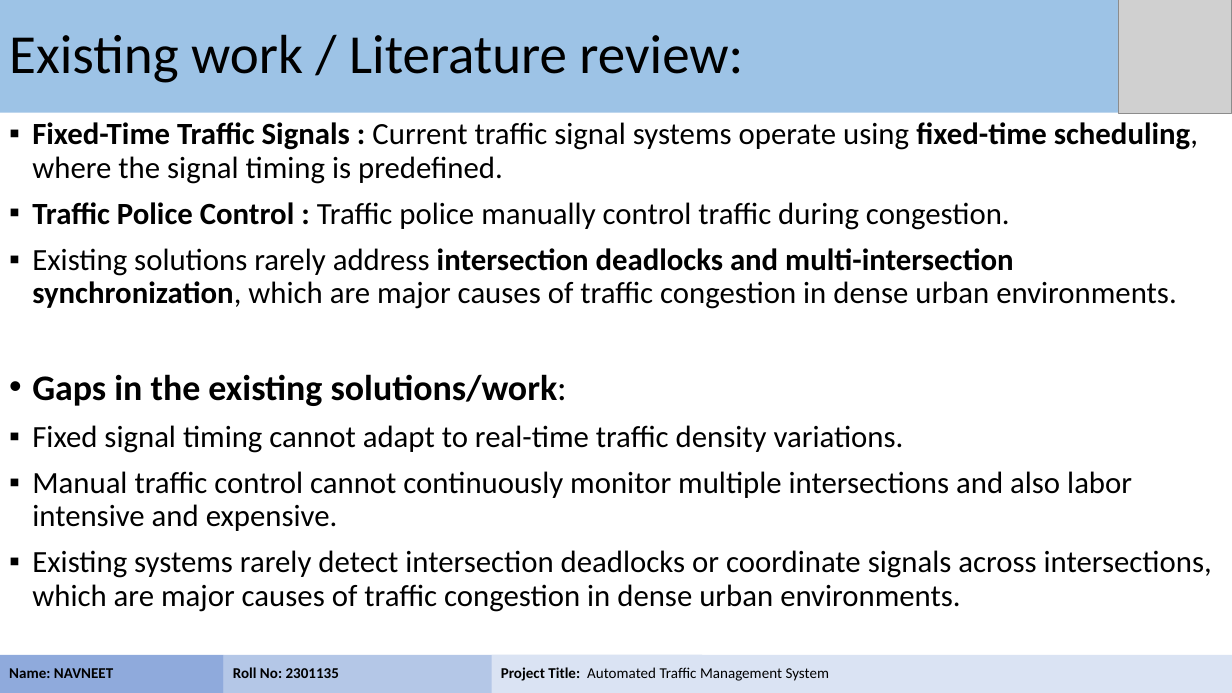
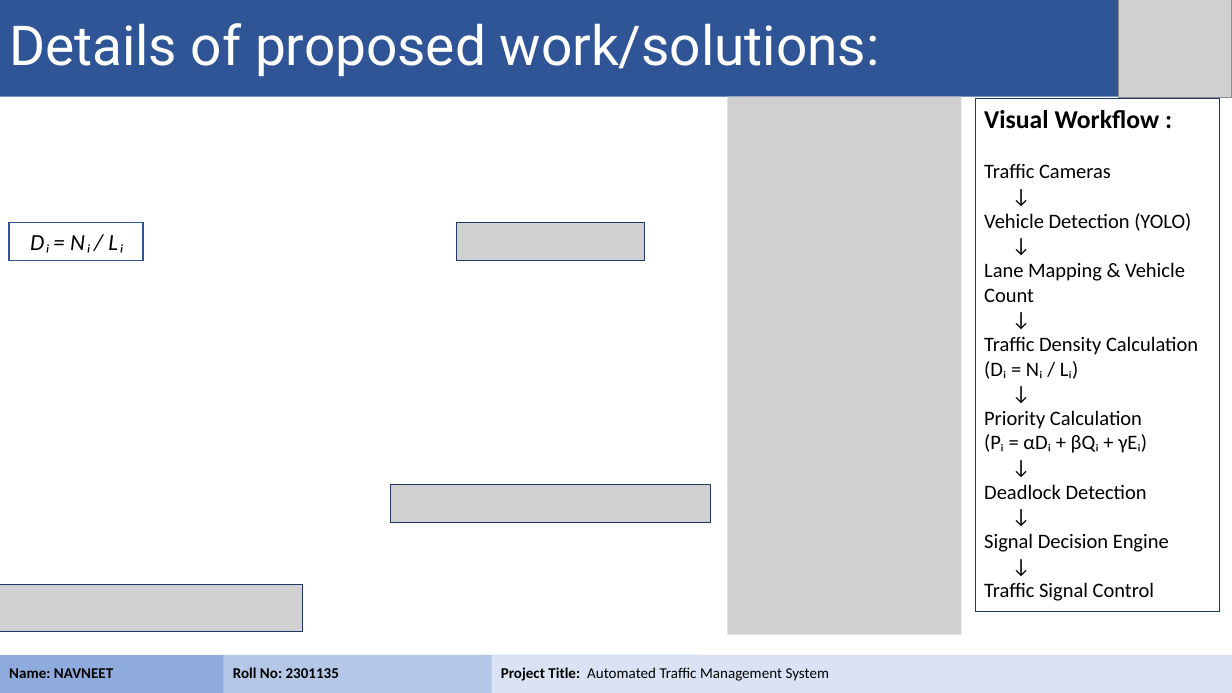
Before and after one commit to Navneet23b-Git/Smart-Traffic-Management, a slide deck: slide 2 of 2301135_template.pptx. Drawn at 1232x693 pixels with LibreOffice and Linux fonts; fonts in the diff are those of the drawing; grey boxes stand for pictures. Boxes give left, top, right and bottom in pixels: in the first picture for what was removed or moved away, otherwise in the second. Text is boxed around its words. In the diff, an @@ line names an element or a change of style, - is before the commit and + after.

```diff
--- a/2301135_template.pptx
+++ b/2301135_template.pptx
@@ rectangle "Details of proposed work/solutions:": place and size @@
-rectangle "Details of proposed work/solutions:" at [0,0,1232,113]
+rectangle "Details of proposed work/solutions:" at [0,0,1232,96]
@@ rectangle "Details of proposed work/solutions:" at [0,0,1232,96]: fill #9DC3E6 to #2F5597 @@
@@ text in rectangle at [9,23,880,76]: text changed; font Calibri to Roboto; text colour #000000 to #FFFFFF @@
-Existing work / Literature review:
+Details of proposed work/solutions:
@@ picture: place and size @@
-picture at [1118,0,1232,113]
+picture at [1118,0,1232,97]
@@ picture added at [727,97,961,635] @@
@@ rectangle added at [975,99,1219,612], outline #203864 0.75 pt, 16 pt, text #000000 @@
+Visual Workflow :
+Traffic Cameras
+↓
+Vehicle Detection (YOLO)
+↓
+Lane Mapping & Vehicle Count
+↓
+Traffic Density Calculation
+(Dᵢ = Nᵢ / Lᵢ)
+↓
+Priority Calculation
+(Pᵢ = αDᵢ + βQᵢ + γEᵢ)
+↓
+Deadlock Detection
+↓
+Signal Decision Engine
+↓
+Traffic Signal Control
@@ text removed at [32,122,1212,612] @@
-▪ Fixed-Time Traffic Signals : Current traffic signal systems operate using fixed-time scheduling, where the signal timing is predefined.
-▪ Traffic Police Control : Traffic police manually control traffic during congestion.
-▪ Existing solutions rarely address intersection deadlocks and multi-intersection synchronization, which are major causes of traffic congestion in dense urban environments.
-• Gaps in the existing solutions/work:
-▪ Fixed signal timing cannot adapt to real-time traffic density variations.
-▪ Manual traffic control cannot continuously monitor multiple intersections and also labor intensive and expensive.
-▪ Existing systems rarely detect intersection deadlocks or coordinate signals across intersections, which are major causes of traffic congestion in dense urban environments.
@@ rectangle added at [9,223,143,261], fill #FFFFFF, outline #2F5597 1 pt, 18 pt, text #000000, italic @@
+Dᵢ = Nᵢ / Lᵢ
@@ picture added at [457,223,645,261] @@
@@ picture added at [391,484,711,522] @@
@@ picture added at [0,585,302,631] @@
```
Also in this commit, not shown: 2 other slides changed, 1 other file.
